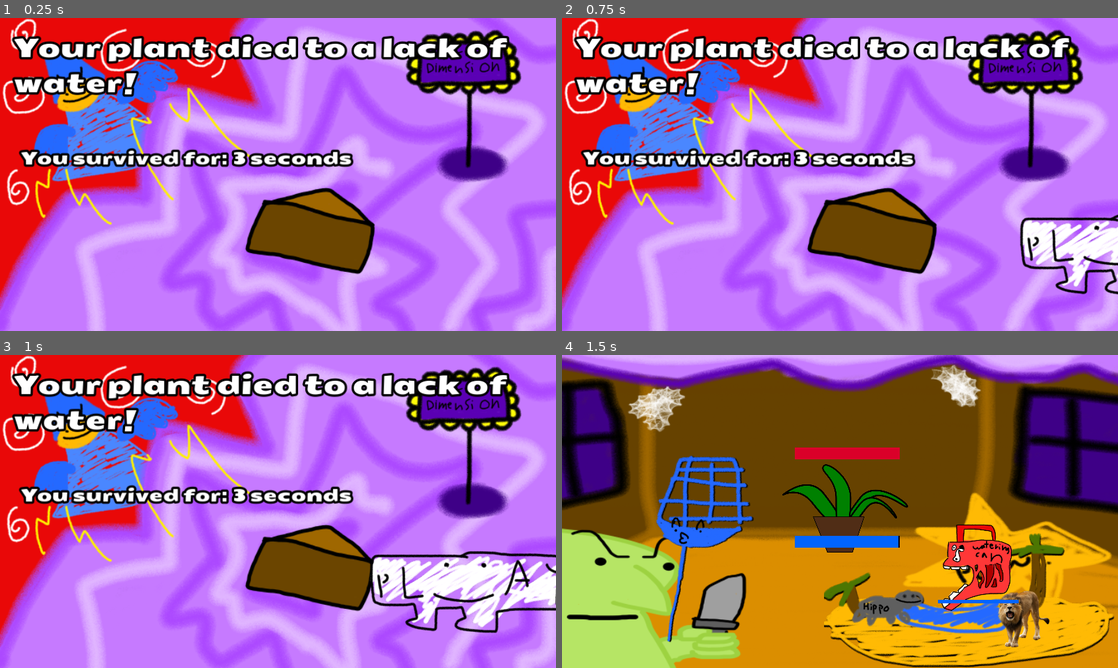
Above: before the commit, frames 1-4 (two rows, left to right).
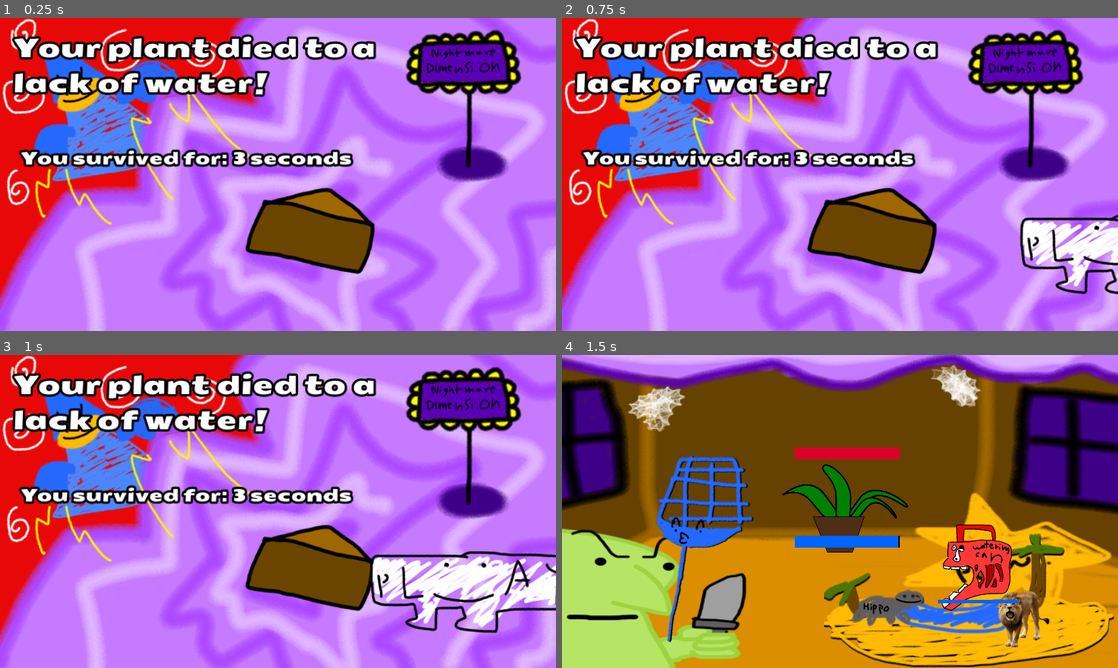
Above: after the commit, the same moments.

Repository: micycle8778/micheals-mansion
Game: Godot game, scene res://fail_screen/fail_screen.tscn
Two runs of this game, one before a commit and one after it. Both use one fixed random seed, a clock stepped at 60 frames per second and the inputs below. This scene is started directly instead of the project's main scene.
Inputs (mouse positions are in pixels of both pictures, inside the frame that each line leads up to):
- Up to frame 1 (0.25 s): no input
- Up to frame 2 (0.75 s): tap Enter at 0.5 s; move the mouse to (962, 158) at 0.52 s; hold Right mouse button (drop_tool) from 0.53 s (still down); click (962, 158) at 0.67 s
- Up to frame 3 (1 s): keep holding Right mouse button (drop_tool)
- Up to frame 4 (1.5 s): release Right mouse button (drop_tool) at 1.25 s; click (1001, 592) at 1.25 s

The runs differ from the first frame. In frame 1, 3.6% of the frame differs, in the area x 2-92%, y 5-26%; in frame 2, 3.6%; in frame 3, 3.6%; in frame 4, nothing differs.

Commit message:
changed level screen to show nightmare dimension sign
added some export stuff

Diff:
--- a/fail_screen/fail_screen.gd
+++ b/fail_screen/fail_screen.gd
@@ -37,7 +37,7 @@
 	time_label.text = time_label.text \
 		.format([string_of_msec(Time.get_ticks_msec() - World.level_started_msec)])
 
-	MusicPlayer.pitch_scale = .7
+	MusicPlayer.pitch_scale = .85
 
 func _on_play_button_pressed() -> void:
 	get_tree().change_scene_to_file("uid://cpipujudik8wp")
--- a/fail_screen/fail_screen.tscn
+++ b/fail_screen/fail_screen.tscn
@@ -4,6 +4,21 @@
 [ext_resource type="Texture2D" uid="uid://cuxwmluab7al0" path="res://fail_screen/MichealsMansionLoss.webp" id="1_f4jr2"]
 [ext_resource type="FontFile" uid="uid://l73yc6ee676i" path="res://SeymourOne-Regular.ttf" id="2_et7q8"]
 [ext_resource type="Texture2D" uid="uid://brarw7u4dnrbt" path="res://buttons/Play.webp" id="4_ikoxu"]
+
+[sub_resource type="Animation" id="Animation_j5ipt"]
+length = 0.001
+tracks/0/type = "value"
+tracks/0/imported = false
+tracks/0/enabled = true
+tracks/0/path = NodePath(".:position")
+tracks/0/interp = 1
+tracks/0/loop_wrap = true
+tracks/0/keys = {
+"times": PackedFloat32Array(0),
+"transitions": PackedFloat32Array(1),
+"update": 0,
+"values": [Vector2(1415, 450)]
+}
 
 [sub_resource type="Animation" id="Animation_ny10k"]
 resource_name = "ShowPlay"
@@ -19,21 +34,6 @@
 "transitions": PackedFloat32Array(0.366022, 1),
 "update": 0,
 "values": [Vector2(1415, 450), Vector2(750, 450)]
-}
-
-[sub_resource type="Animation" id="Animation_j5ipt"]
-length = 0.001
-tracks/0/type = "value"
-tracks/0/imported = false
-tracks/0/enabled = true
-tracks/0/path = NodePath(".:position")
-tracks/0/interp = 1
-tracks/0/loop_wrap = true
-tracks/0/keys = {
-"times": PackedFloat32Array(0),
-"transitions": PackedFloat32Array(1),
-"update": 0,
-"values": [Vector2(1415, 450)]
 }
 
 [sub_resource type="AnimationLibrary" id="AnimationLibrary_aai15"]
@@ -69,7 +69,9 @@
 
 [node name="DeathReasonLabel" type="Label" parent="MarginContainer/VBoxContainer"]
 unique_name_in_owner = true
+custom_minimum_size = Vector2(880, 0)
 layout_mode = 2
+size_flags_horizontal = 0
 theme_override_colors/font_outline_color = Color(0, 0, 0, 1)
 theme_override_constants/outline_size = 21
 theme_override_fonts/font = ExtResource("2_et7q8")
Not shown, added: export_presets.cfg
